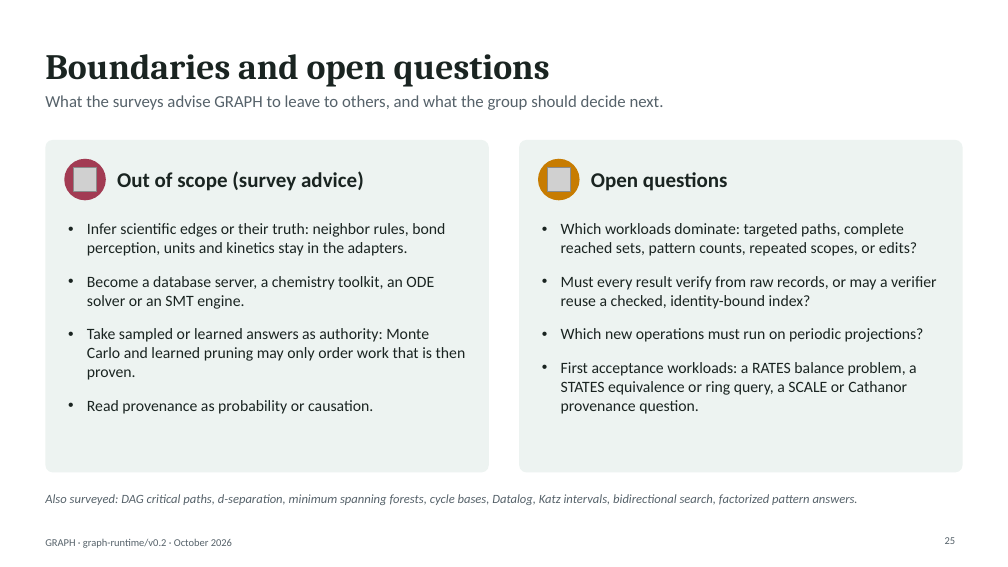
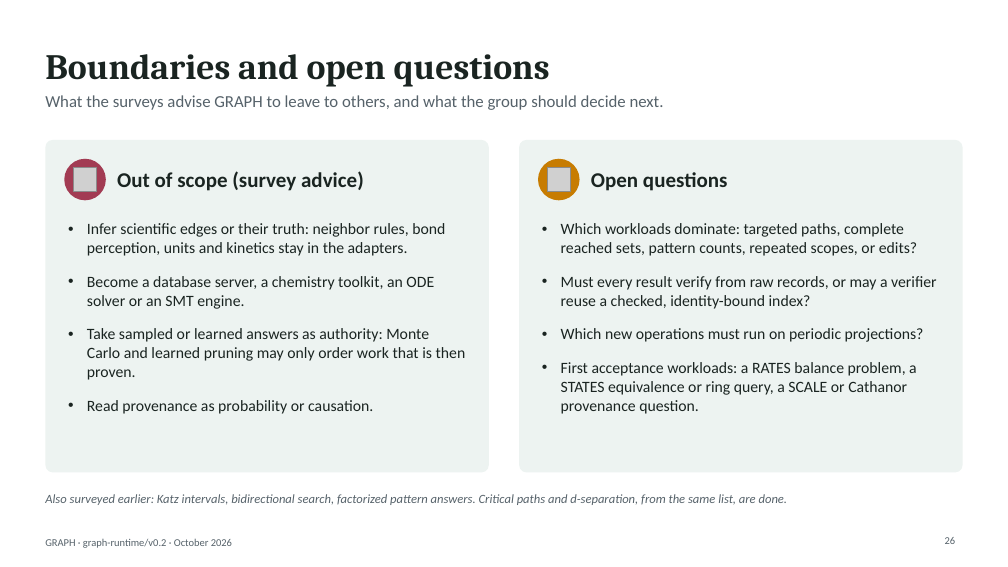
Before and after one commit to hlxin/graph, a slide deck: slide 26 of docs/GRAPH_slides.pptx (slide 25 before the commit). Drawn at 1008x567 pixels with LibreOffice and Linux fonts; fonts in the diff are those of the drawing; grey boxes stand for pictures. Boxes give left, top, right and bottom in pixels: in the first picture for what was removed or moved away, otherwise in the second. Text is boxed around its words. In the diff, an @@ line names an element or a change of style, - is before the commit and + after.

```diff
--- a/docs/GRAPH_slides.pptx
+++ b/docs/GRAPH_slides.pptx
@@ text at <box>45,494,788,505</box>: text changed @@
-Also surveyed: DAG critical paths, d-separation, minimum spanning forests, cycle bases, Datalog, Katz intervals, bidirectional search, factorized pattern answers.
+Also surveyed earlier: Katz intervals, bidirectional search, factorized pattern answers. Critical paths and d-separation, from the same list, are done.
```
Also in this commit, not shown: 4 other slides changed, 2 slides added, 1 slide removed, 3 other files.
